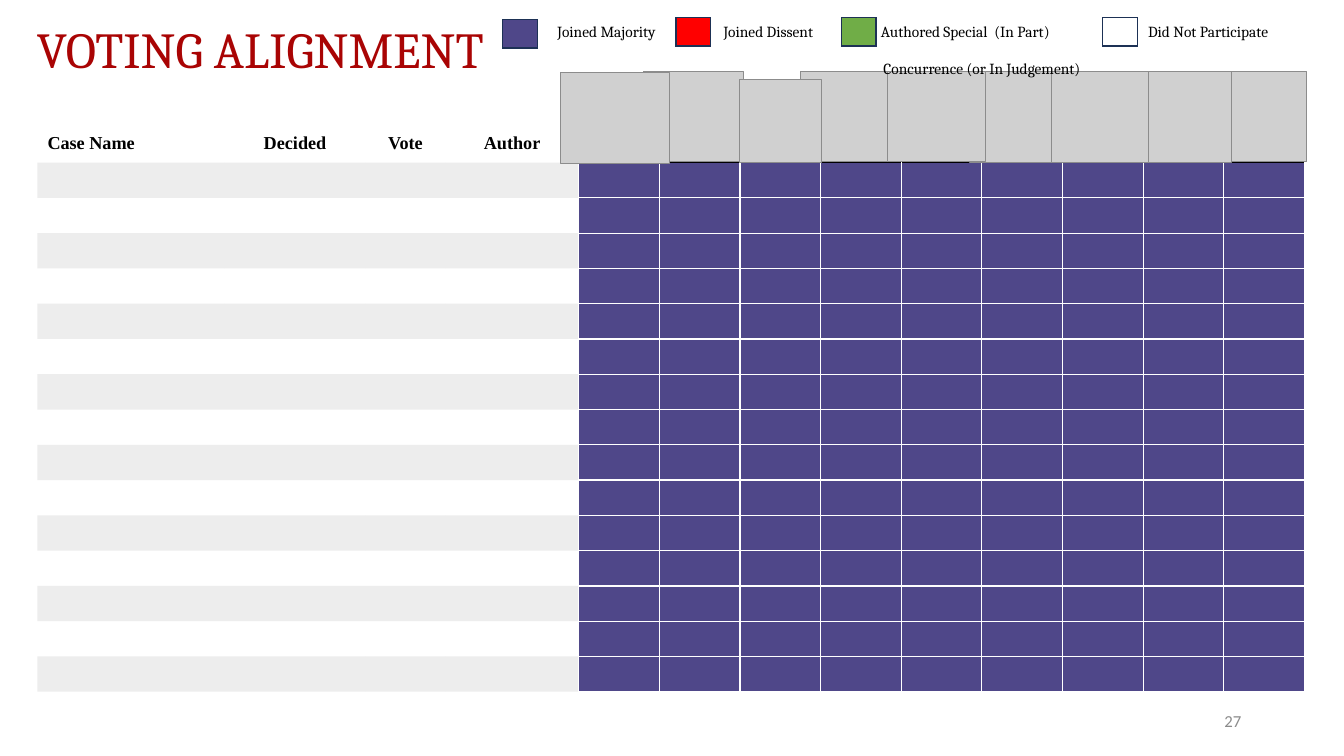
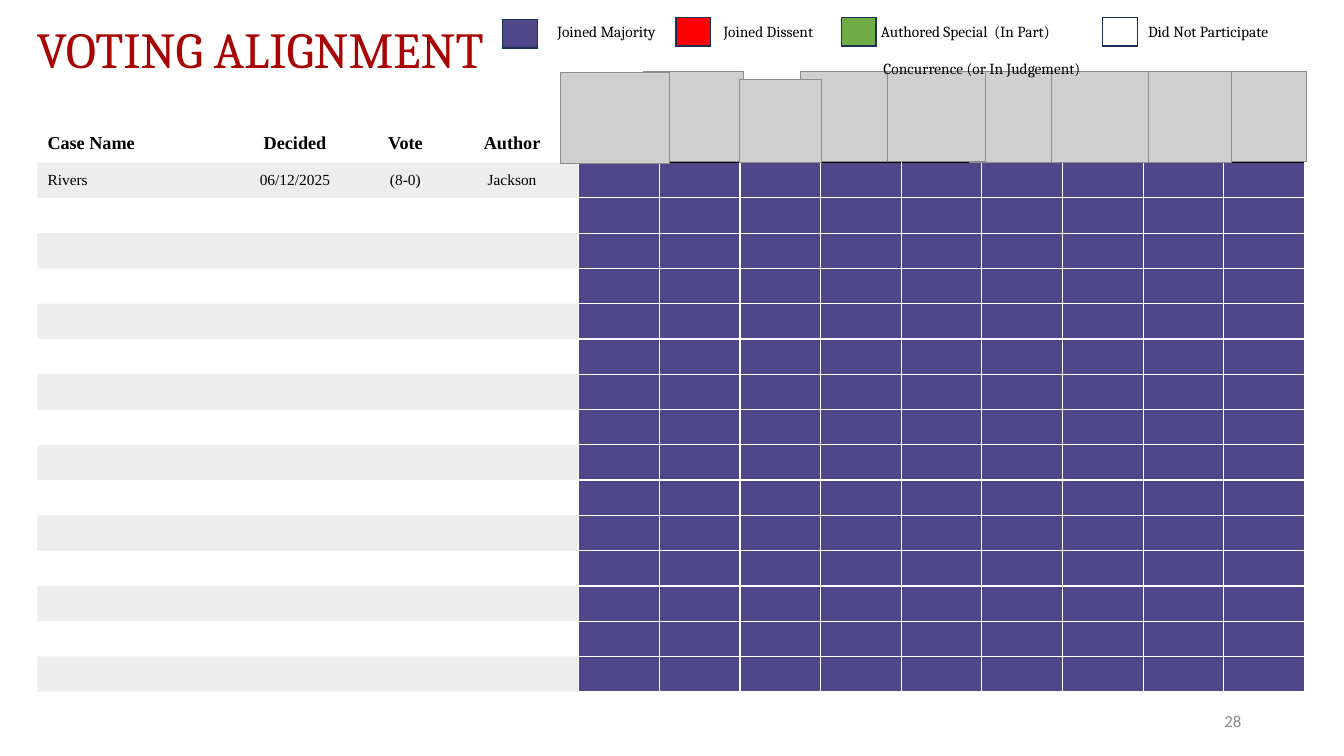
Before and after one commit to JakeTruscott/scotuswatch, a slide deck: slide 28 of Stat Reviews/OT24_StatReview/compilation/SCOTUSBlog/statpack_OT24.pptx (slide 27 before the commit). Drawn at 1344x756 pixels with LibreOffice and Linux fonts; fonts in the diff are those of the drawing; grey boxes stand for pictures. Boxes give left, top, right and bottom in pixels: in the first picture for what was removed or moved away, otherwise in the second. Text is boxed around its words. In the diff, an @@ line names an element or a change of style, - is before the commit and + after.

```diff
--- a/Stat Reviews/OT24_StatReview/compilation/SCOTUSBlog/statpack_OT24.pptx
+++ b/Stat Reviews/OT24_StatReview/compilation/SCOTUSBlog/statpack_OT24.pptx
@@ table at [37,124,1305,692] @@
+row 2: Rivers | 06/12/2025 | (8-0) | Jackson |  |  |  |  |  |  |  |  | 
-row 16:  |  |  |  |  |  |  |  |  |  |  |  | 
@@ page number at [1224,715,1241,727]: text changed @@
-27
+28
```
Also in this commit, not shown: 14 other slides changed, 1 slide added, 43 other files.
